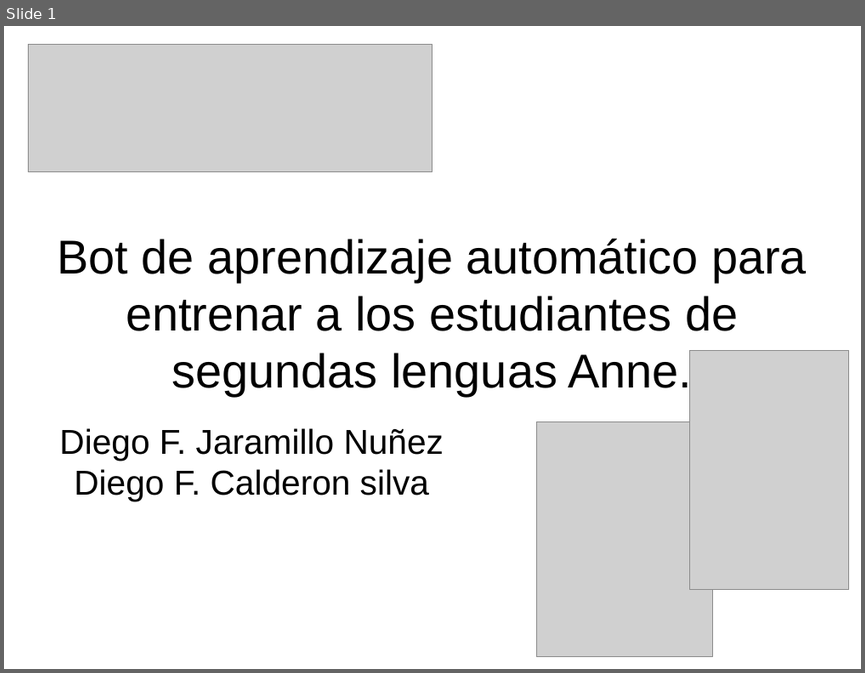
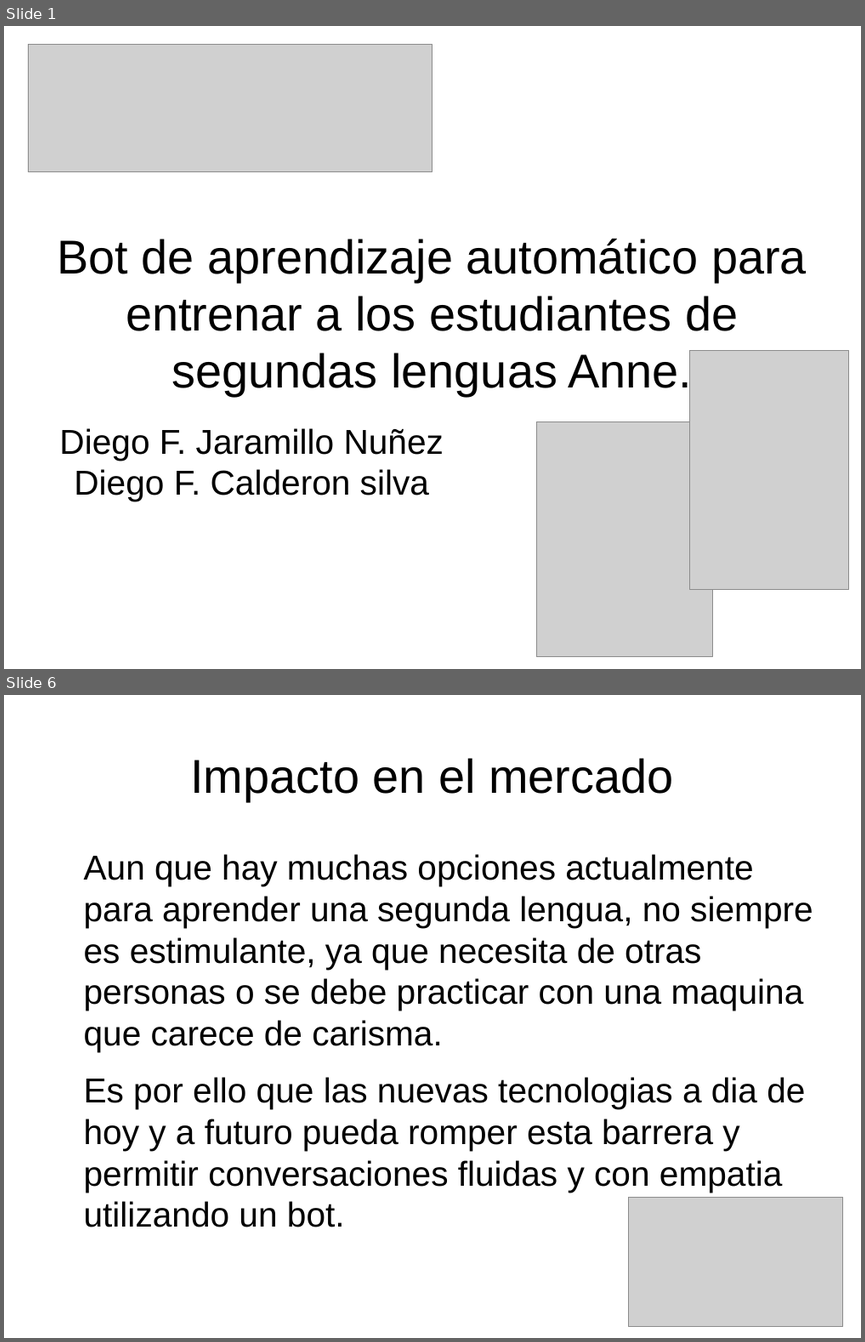
Before and after one commit to puroh/Retrobot, a slide deck: presentacion/presentacion_sofkaton.odp. Shown one above the other, each under a label of ours: slide 1 before the commit, slides 1 and 6 after it; the slides between them are not shown. The pictures are 865x673 and 865x1342 pixels, drawn with LibreOffice and Linux fonts; fonts in the diff are those of the drawing; grey boxes stand for pictures; background and template pictures are left out. Boxes give left, top, right and bottom in pixels: in the first picture for what was removed or moved away, otherwise in the second. Text is boxed around its words. In the diff, an @@ line names an element or a change of style, - is before the commit and + after.

```diff
--- a/presentacion/presentacion_sofkaton.odp
+++ b/presentacion/presentacion_sofkaton.odp
@@ slide 6 added at <box>4,695,861,1338</box>, background #FFFFFF @@
@@ title added at <box>191,758,673,801</box>, 44 pt, text #000000 @@
+Impacto en el mercado
@@ text added at <box>84,854,813,1227</box>, 32 pt, text #000000 @@
+Aun que hay muchas opciones actualmente para aprender una segunda lengua, no siempre es estimulante, ya que necesita de otras personas o se debe practicar con una maquina que carece de carisma.
+Es por ello que las nuevas tecnologias a dia de hoy y a futuro pueda romper esta barrera y permitir conversaciones fluidas y con empatia utilizando un bot.
@@ picture added at <box>629,1197,843,1327</box> @@
```
Also in this commit, not shown: 5 other slides added, 1 slide removed, 1 other file.
